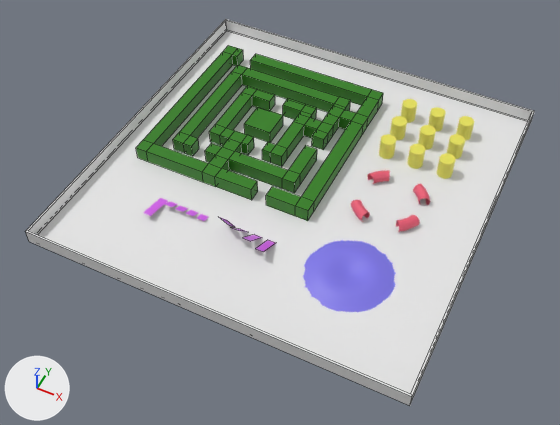
An edit to the FBX model resources/mesh/fbx/physic_01.fbx, drawn before and after from the same camera.
Both versions are drawn from a 50 mm camera at (79.2, -172.6, 193.7) aimed at (-0.7, -12.9, -5.9). The axes (+X, +Y, +Z) are drawn at lower left. The lights are the same throughout. Mesh edges are drawn as thin lines on the coarser meshes. Where no turn or scale is listed for an object, it has been applied to the vertices.

The first picture shows 'Labyrinth', 'Pillars', 'Plane', 'Tube', 'Wave'.
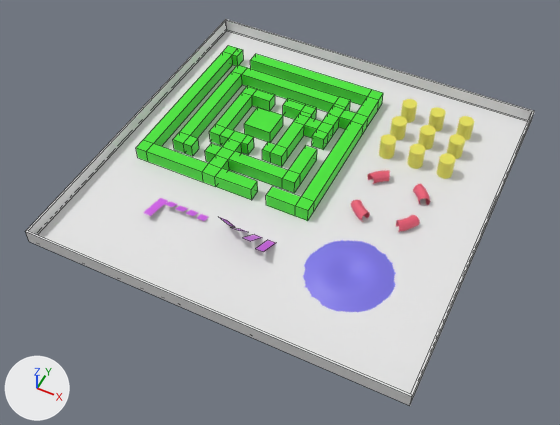
Where the change shows, as pixel boxes [x1, y1, x2, y2] in the pictures (560 x 425 px):
```json
{"object": "Labyrinth", "change": "recoloured", "before": [136, 45, 383, 221], "after": [136, 45, 383, 221]}
```

Edits to the scene script, one JSON object a line:
```json
{"op": "set", "path": "mat_labyrinth.base_color", "old": "(0.0258, 0.208, 0.00477)", "new": "(0.0589, 0.801, 0.032)", "note": "green #2d7e0f -> green #45e732"}
```
